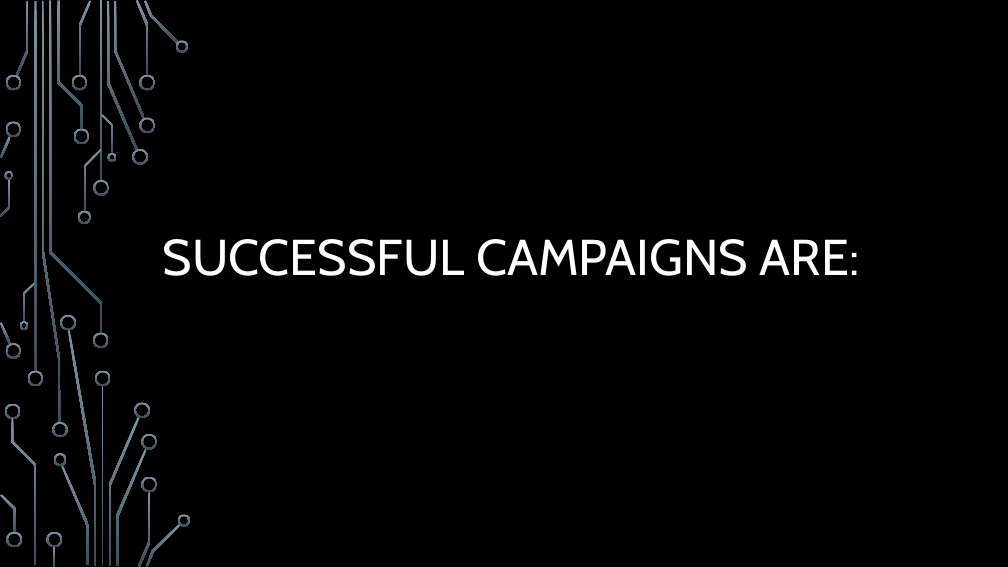
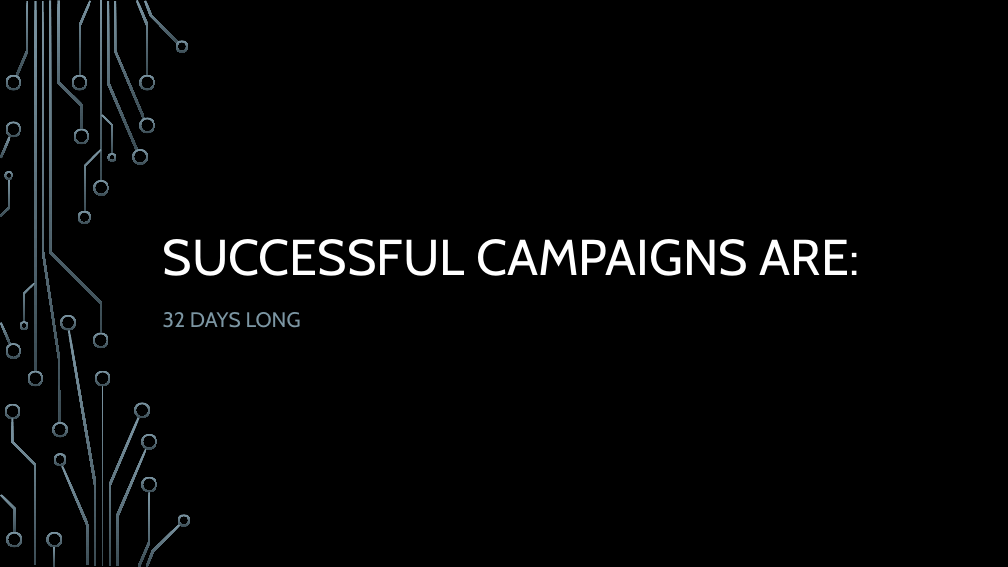
Before and after one commit to anitawahi/DataAnalyticsPractitioner22, a slide deck: slide 2 of Kickstarter Project Pres.pptx. Drawn at 1008x567 pixels with LibreOffice and Linux fonts; fonts in the diff are those of the drawing; background and template pictures are left out. Boxes give left, top, right and bottom in pixels: in the first picture for what was removed or moved away, otherwise in the second. Text is boxed around its words. In the diff, an @@ line names an element or a change of style, - is before the commit and + after.

```diff
--- a/Kickstarter Project Pres.pptx
+++ b/Kickstarter Project Pres.pptx
@@ subtitle added at (x1=163, y1=312, x2=301, y2=328), 20 pt, text #7C96A3 @@
+32 DAYS LONG
```
Also in this commit, not shown: 1 other slide changed, 6 slides added.
